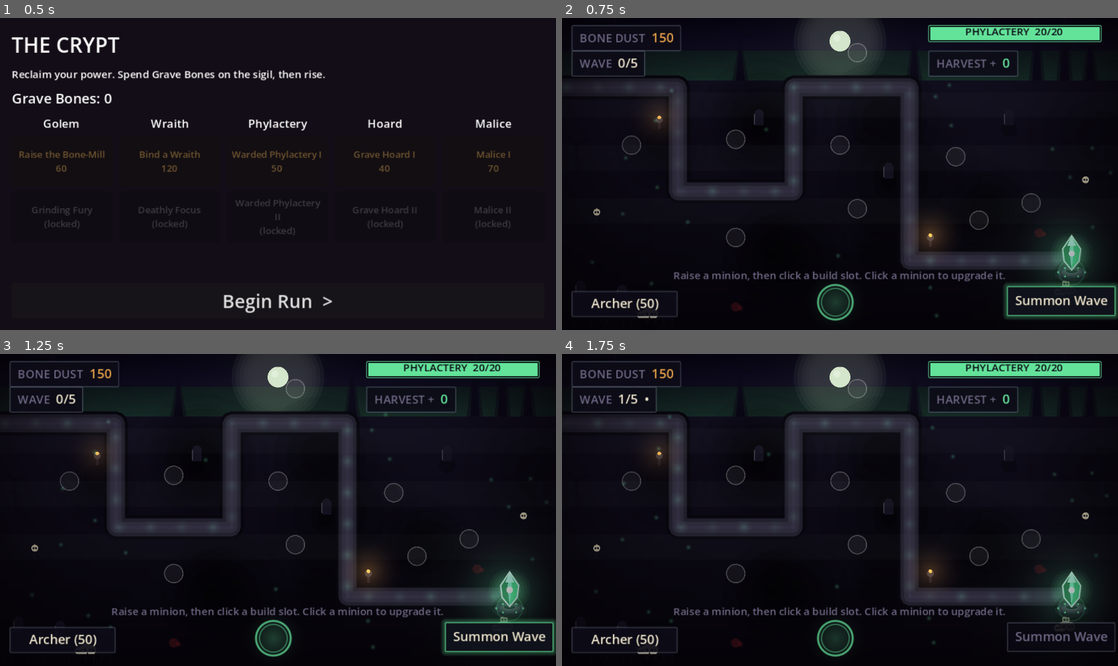
Above: before the commit, frames 1-4 (two rows, left to right).
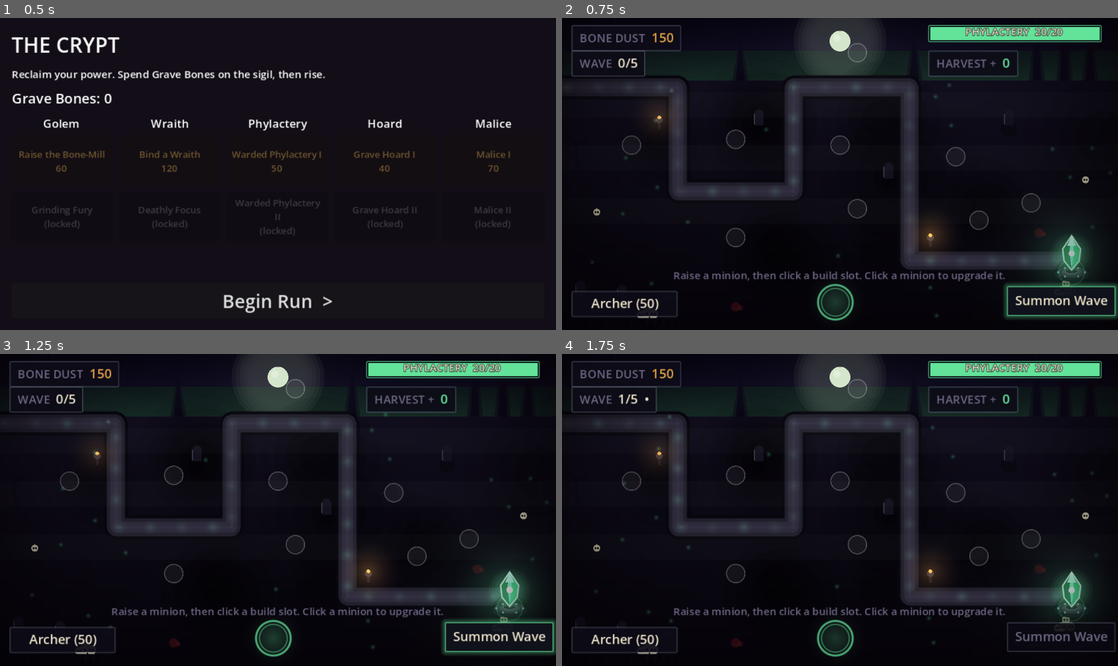
Above: after the commit, the same moments.

Repository: aschollwoeck/debonethemall
Game: Godot game, scene res://scenes/hub/hub.tscn
Same seed, same stepped clock (60 frames per second), same inputs: the game is played once before the commit and once after it.
Inputs:
- Up to frame 1 (0.5 s): no input
- Up to frame 2 (0.75 s): click "Begin Run >" at 0.5 s
- Up to frame 3 (1.25 s): no input
- Up to frame 4 (1.75 s): click "Summon Wave" at 1.25 s

Frame 1 is identical in both runs. In frame 2, 0.4% of the frame differs, in the area x 72-91%, y 3-6%; in frame 3, 0.4%; in frame 4, 0.4%.

Commit message:
fix(ui): make phylactery life-meter text legible on both fill and remainder
Bone text + dark outline so PHYLACTERY N/M reads over the green->red fill AND the
dark unfilled portion at low life (was near-black, vanished over the dark bar).
Addresses a pre-existing readability nit surfaced in review.

Co-Authored-By: Claude Opus 4.8 (1M context) <noreply@anthropic.com>
Claude-Session: https://claude.ai/code/session_01P8fbTuTW77i57Wh6oPPauN

Diff:
--- a/scripts/ui/hud.gd
+++ b/scripts/ui/hud.gd
@@ -141,7 +141,10 @@
 	_life_text.size = Vector2(150, 15)
 	_life_text.horizontal_alignment = HORIZONTAL_ALIGNMENT_CENTER
 	_life_text.add_theme_font_size_override("font_size", 9)
-	_life_text.add_theme_color_override("font_color", Color("0a0812"))
+	# bone text with a dark outline so it reads over both the green fill and the dark remainder
+	_life_text.add_theme_color_override("font_color", BONE)
+	_life_text.add_theme_color_override("font_outline_color", Color(0.02, 0.02, 0.04, 0.9))
+	_life_text.add_theme_constant_override("outline_size", 2)
 	add_child(_life_text)
 
 	_harvest_val = _plaque(Vector2(316, 28), "HARVEST +", NECRO)
